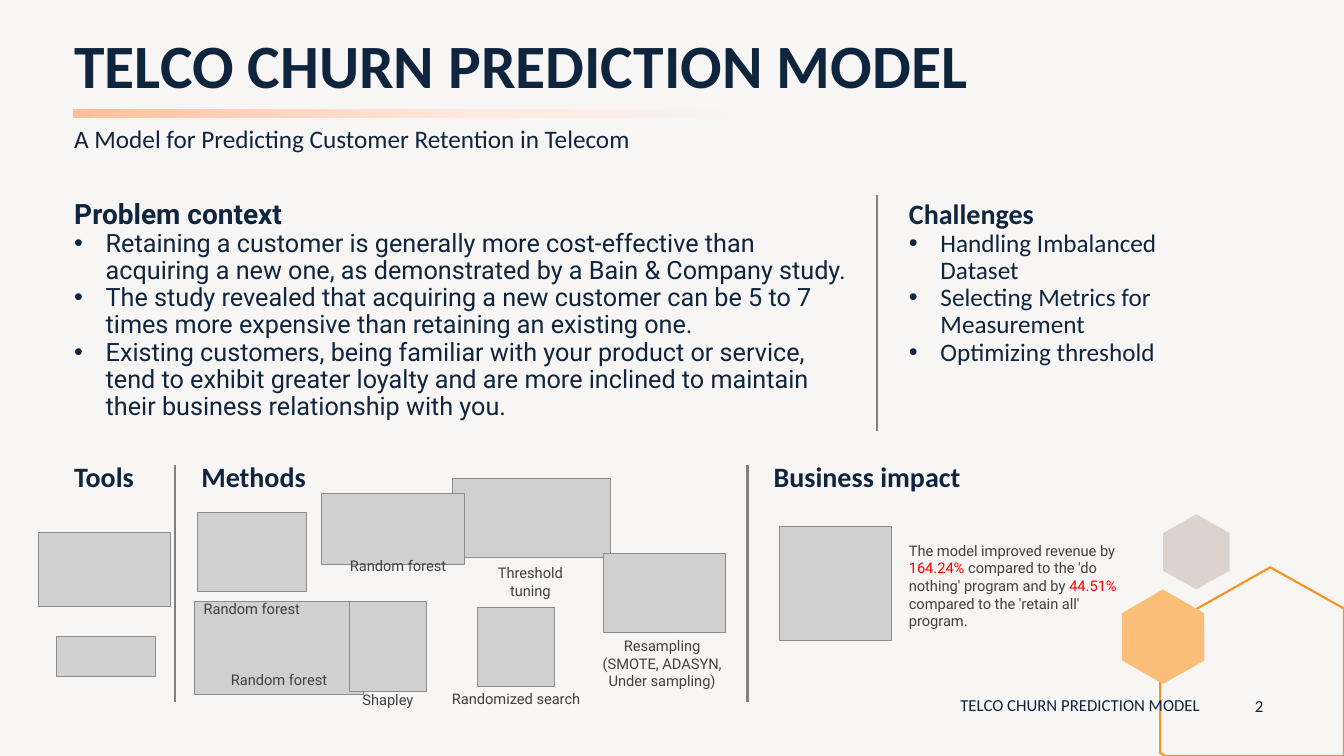
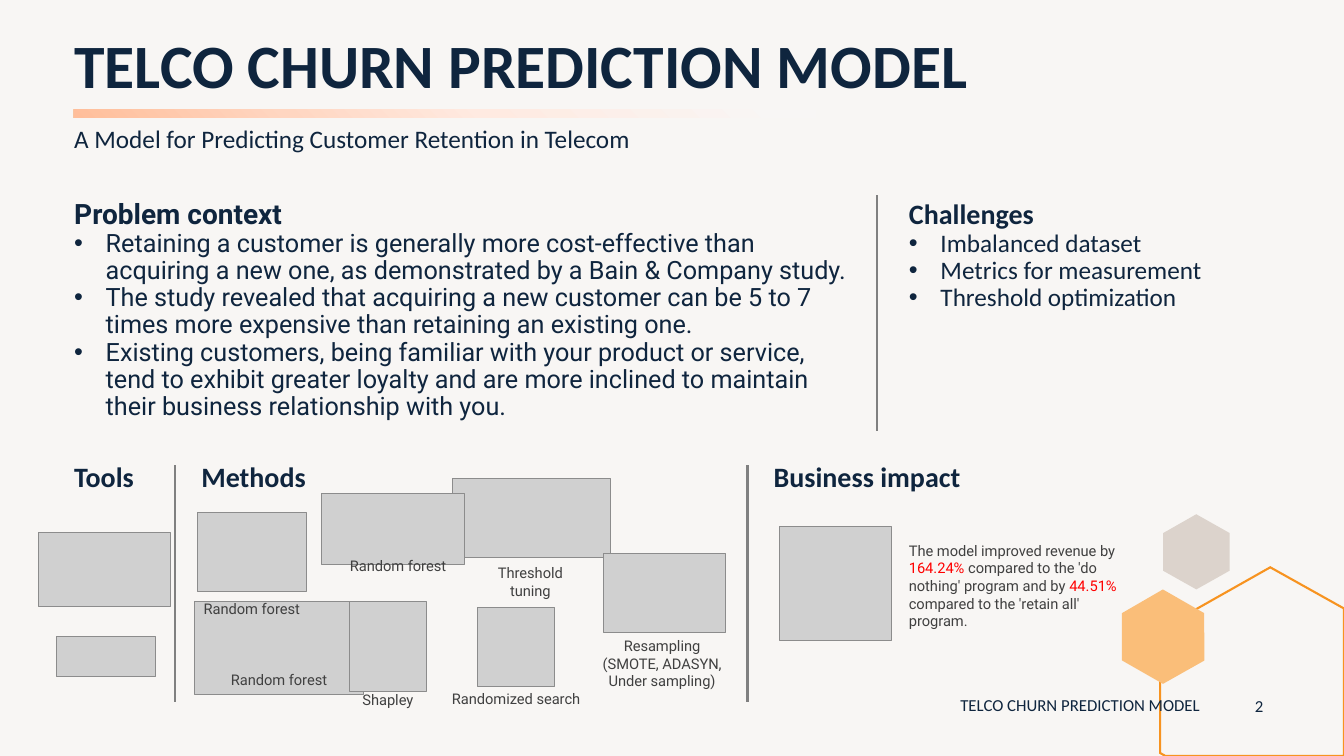
Before and after one commit to peerapat-t/telco_churn_prediction_model, a slide deck: slide 2 of Telco churn prediction model presentation.pptx. Drawn at 1344x756 pixels with LibreOffice and Linux fonts; fonts in the diff are those of the drawing; grey boxes stand for pictures. Boxes give left, top, right and bottom in pixels: in the first picture for what was removed or moved away, otherwise in the second. Text is boxed around its words. In the diff, an @@ line names an element or a change of style, - is before the commit and + after.

Commit message:
Add files via upload
update slide

```diff
--- a/Telco churn prediction model presentation.pptx
+++ b/Telco churn prediction model presentation.pptx
@@ text at <box>940,234,1201,310</box>: text changed @@
-• Handling Imbalanced Dataset
-• Selecting Metrics for Measurement
-• Optimizing threshold
+• Imbalanced dataset
+• Metrics for measurement
+• Threshold optimization
```
Also in this commit, not shown: 2 other files.
